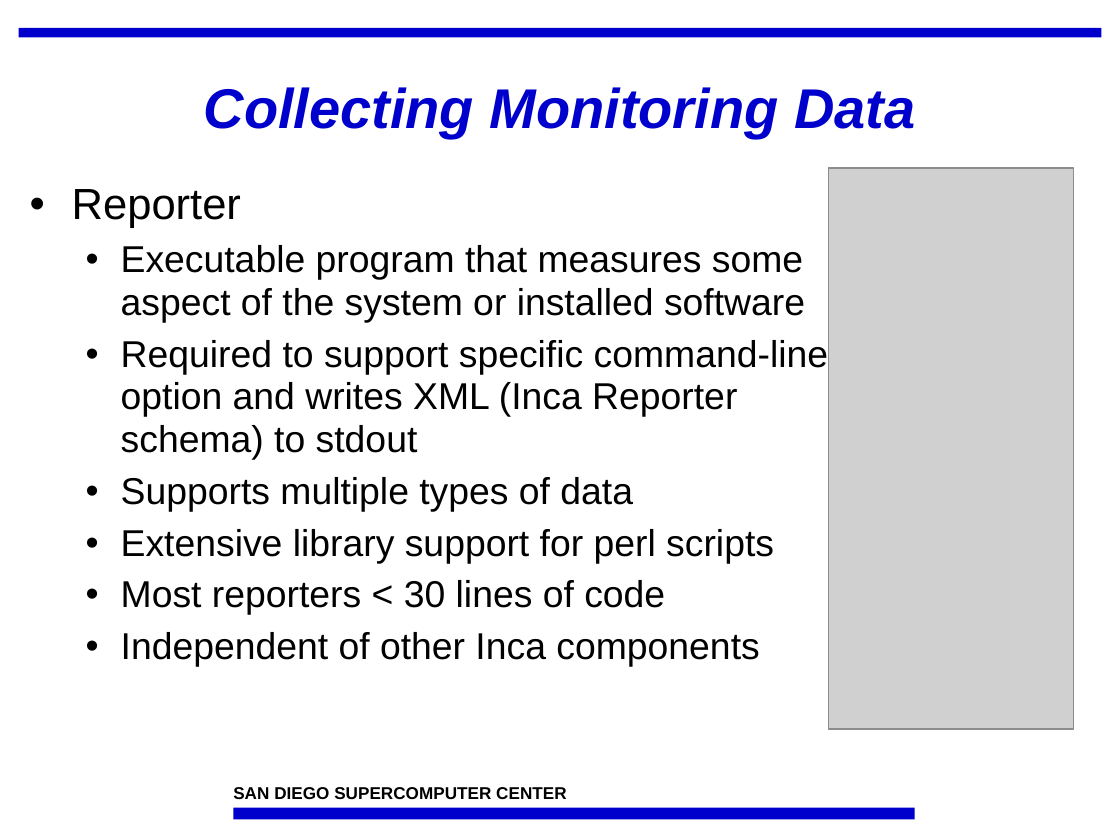
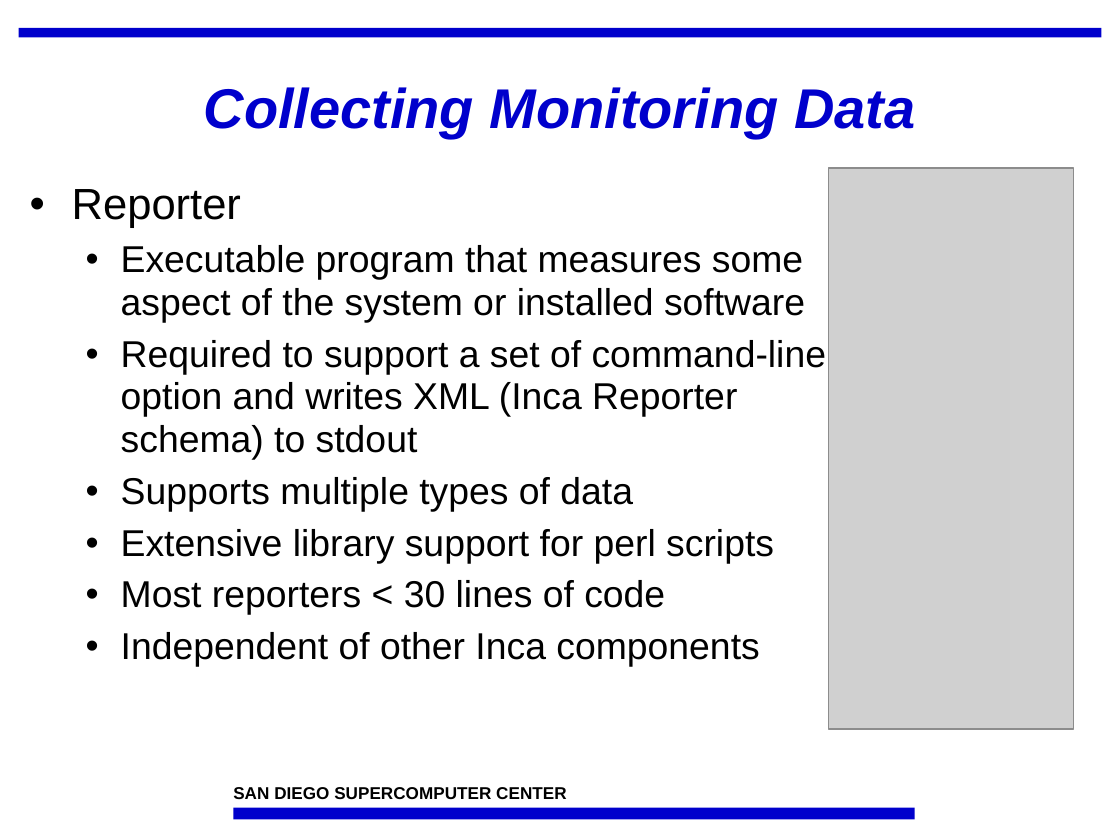
Before and after one commit to IncaProject/inca-xsede, a slide deck: slide 6 of talks/sc07/inca-sc07.ppt. Drawn at 1120x840 pixels with LibreOffice and Linux fonts; fonts in the diff are those of the drawing; grey boxes stand for pictures; background and template pictures are left out. Boxes give left, top, right and bottom in pixels: in the first picture for what was removed or moved away, otherwise in the second. Text is boxed around its words. In the diff, an @@ line names an element or a change of style, - is before the commit and + after.

```diff
--- a/talks/sc07/inca-sc07.ppt
+++ b/talks/sc07/inca-sc07.ppt
@@ text at bbox=[121, 340, 827, 459]: text changed @@
-  • Required to support specific command-line option and writes XML (Inca Reporter schema) to stdout
+  • Required to support a set of command-line option and writes XML (Inca Reporter schema) to stdout
```
Also in this commit, not shown: 6 other slides changed, 1 slide added, 3 other files.
